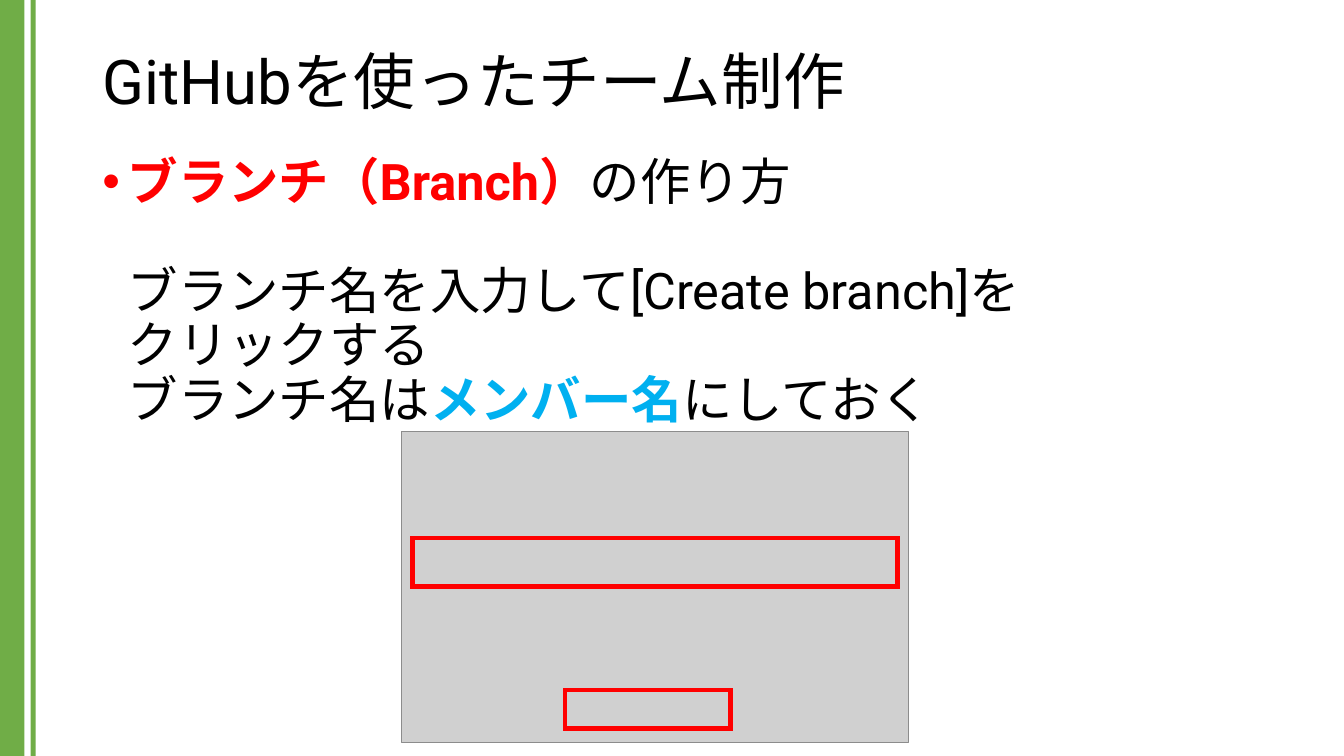
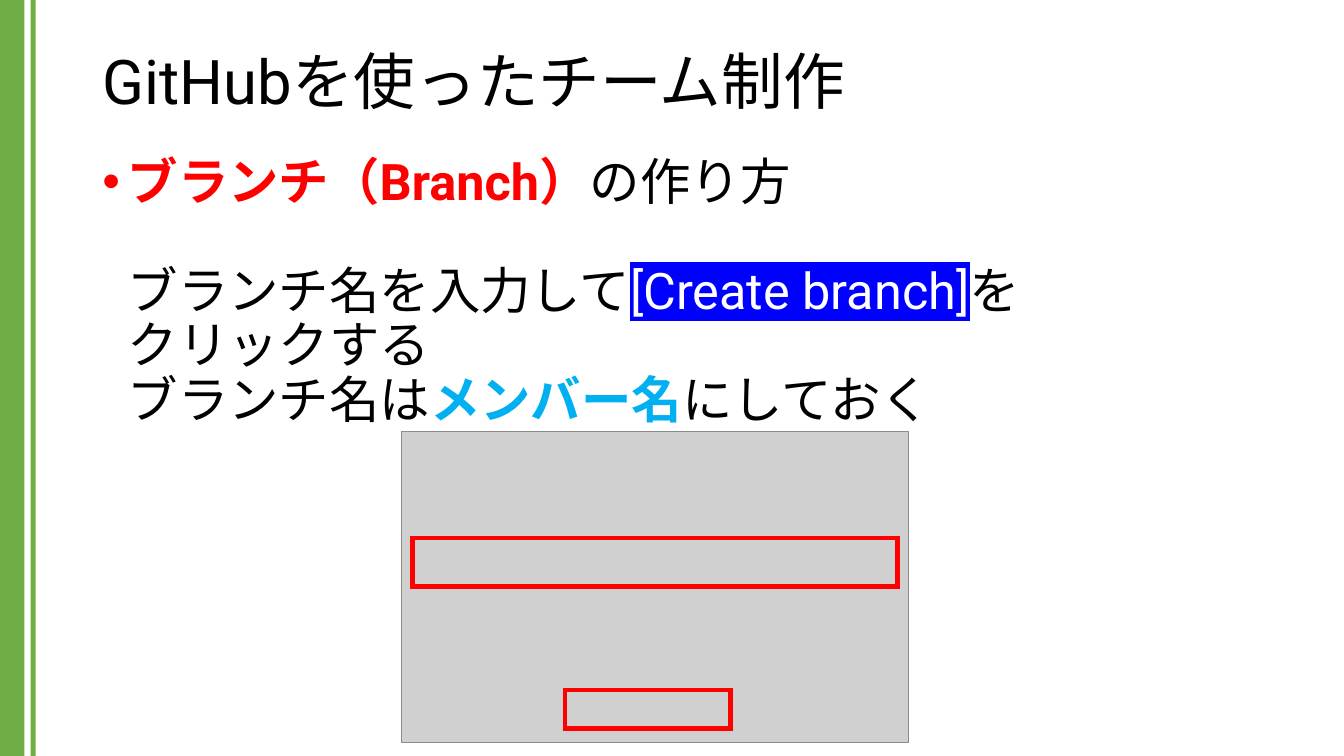
Before and after one commit to kic-murata/cpp2024, a slide deck: slide 35 of 授業資料/GitHubを用いたチーム制作.pptx. Drawn at 1344x756 pixels with LibreOffice and Linux fonts; fonts in the diff are those of the drawing; grey boxes stand for pictures. Boxes give left, top, right and bottom in pixels: in the first picture for what was removed or moved away, otherwise in the second. Text is boxed around its words. In the diff, an @@ line names an element or a change of style, - is before the commit and + after.

```diff
--- a/授業資料/GitHubを用いたチーム制作.pptx
+++ b/授業資料/GitHubを用いたチーム制作.pptx
@@ text "ブランチ（Branch）の作り方 ブランチ名を入力して[Create branch]を クリックする ブランチ名はメンバ ..." at (128,156,1021,423): text colour #000000 to #FFFFFF, highlight none to #0000FF in "ブランチ名を入力して[Create branch]を" @@
```
Also in this commit, not shown: 23 other slides changed, 1 slide added, 1 other file.
